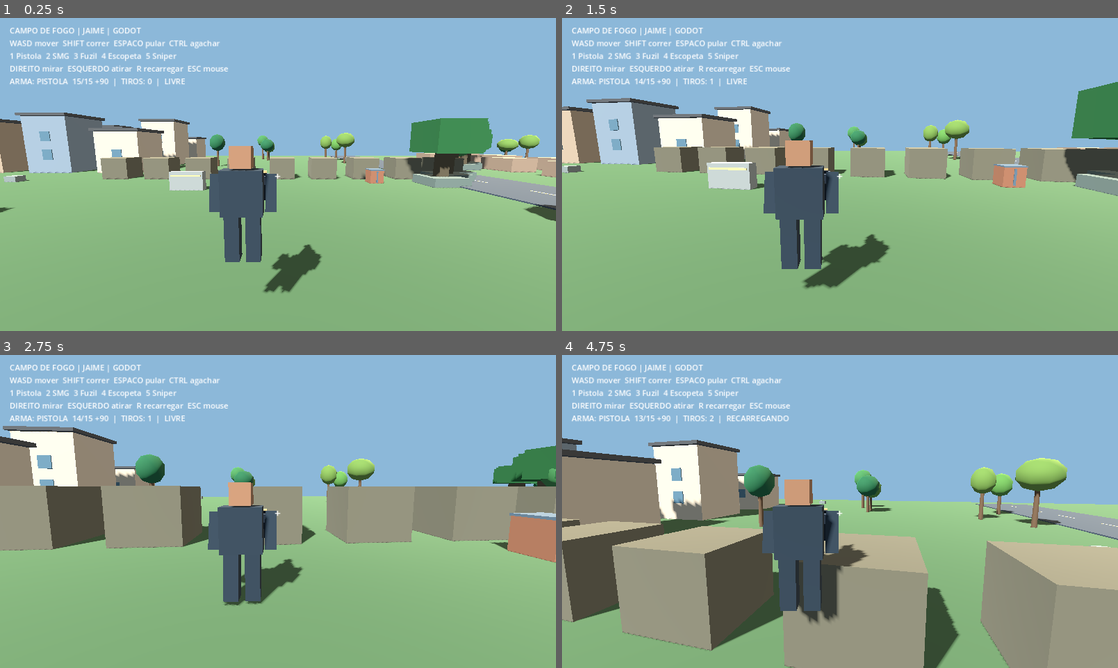
Above: before the commit, frames 1-4 (two rows, left to right).
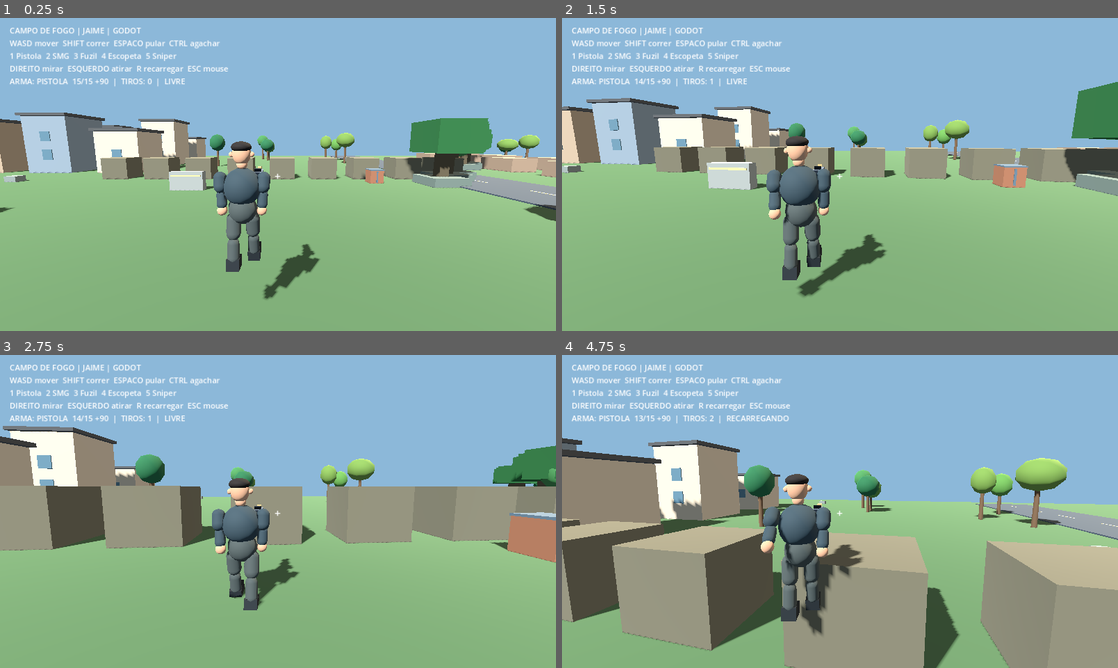
Above: after the commit, the same moments.

Repository: jaime66fla-crypto/gameteste
Game: Godot game, scene res://scenes/main.tscn
Same seed, same stepped clock (60 frames per second), same inputs: the game is played once before the commit and once after it.
Inputs (mouse positions are in pixels of both pictures, inside the frame that each line leads up to):
- Up to frame 1 (0.25 s): no input
- Up to frame 2 (1.5 s): tap Enter at 0.5 s; move the mouse to (867, 174) at 0.52 s; hold Right mouse button (aim) 0.53-1.28 s; hold W (move_forward) from 0.53 s (still down); click (867, 174) at 0.67 s; tap Space (jump) at 0.77 s; tap Ctrl (crouch) at 0.8, 1.35 s; move the mouse to (812, 174) at 1.27 s
- Up to frame 3 (2.75 s): keep holding W (move_forward); tap Space (jump) at 1.52 s; tap Shift (sprint) at 1.55 s; move the mouse to (289, 505) at 2.02 s; hold Shift (sprint) from 2.03 s (still down); right-click (289, 505) at 2.3 s
- Up to frame 4 (4.75 s): keep holding W (move_forward); move the mouse to (834, 517) at 2.77 s; release Shift (sprint) at 2.78 s; right-click (834, 517) at 2.85 s; click (834, 517) at 2.92 s; tap Space (jump) at 3.02, 3.77, 4.52 s; tap Ctrl (crouch) at 3.05 s; move the mouse to (878, 514) at 3.52 s; hold Ctrl (crouch) 3.53-4.28 s; tap Shift (sprint) at 3.8 s; tap R (reload) at 4.15 s; move the mouse to (795, 508) at 4.27 s; click (795, 508) at 4.35 s; right-click (795, 508) at 4.55 s

The runs differ from the first frame. In frame 1, 2.8% of the frame differs, in the area x 37-58%, y 39-90%; in frame 2, 3.7%; in frame 3, 2.7%; in frame 4, 3.9%, in the area x 35-56%, y 38-90%.

Commit message:
feat(rebuild): equip new humanoid avatar as player visual with weapon mount and blended animation

Diff:
--- a/godot/scripts/player.gd
+++ b/godot/scripts/player.gd
@@ -8,6 +8,7 @@
 const WeaponData = preload("res://scripts/weapon_data.gd")
 const MAG_SIZE := 15
 const SoundFXScript = preload("res://scripts/sound_fx.gd")
+const HumanoidAvatarScript = preload("res://scripts/avatar/avatar_controller.gd")
 
 var yaw := 0.0
 var pitch := -0.14
@@ -39,6 +40,7 @@
 var jaime_animation: AnimationPlayer
 var jaime_animation_name := ""
 var gun_uses_model_mount := false
+var humanoid_avatar: Node3D
 
 func _ready() -> void:
     var collision := CollisionShape3D.new()
@@ -51,7 +53,7 @@
     avatar = Node3D.new()
     add_child(avatar)
     _make_avatar()
-    _load_jaime_avatar()
+    _install_humanoid_avatar()
     sound_fx = Node.new()
     sound_fx.name = "SoundFX"
     sound_fx.set_script(SoundFXScript)
@@ -69,6 +71,21 @@
     camera.fov = 72
     spring.add_child(camera)
     Input.mouse_mode = Input.MOUSE_MODE_CAPTURED
+
+func _install_humanoid_avatar() -> void:
+    humanoid_avatar = HumanoidAvatarScript.new()
+    humanoid_avatar.name = "HumanoidAvatar"
+    avatar.add_child(humanoid_avatar)
+    for old_part in ["Torso", "Head", "LeftLeg", "RightLeg", "LeftArm", "RightArm"]:
+        var node := avatar.get_node_or_null(old_part) as Node3D
+        if node != null:
+            node.visible = false
+    var mount := humanoid_avatar.get_node_or_null("WeaponMount") as Node3D
+    if mount != null:
+        gun.reparent(mount, false)
+        gun.position = Vector3.ZERO
+        gun.rotation = Vector3.ZERO
+        gun_uses_model_mount = true
 
 func _material(c: Color) -> StandardMaterial3D:
     var m := StandardMaterial3D.new()
@@ -224,7 +241,8 @@
     var spring: SpringArm3D = camera.get_parent()
     spring.spring_length = lerpf(spring.spring_length, 2.15 if aiming else cam_distance, minf(1,delta * 9))
     arm_pivot.position.y = lerpf(arm_pivot.position.y, 1.05 if crouching else 1.55, minf(1,delta * 10))
-    avatar.position.y = lerpf(avatar.position.y, -0.36 if crouching else 0.0, minf(1,delta * 10))
+    var crouch_offset := -0.13 if humanoid_avatar != null else -0.36
+    avatar.position.y = lerpf(avatar.position.y, crouch_offset if crouching else 0.0, minf(1,delta * 10))
     var input_vec := Input.get_vector("move_left","move_right","move_forward","move_back")
     var movement := Vector3(input_vec.x,0,input_vec.y).rotated(Vector3.UP,yaw)
     var speed := CROUCH_SPEED if crouching else (RUN_SPEED if Input.is_action_pressed("sprint") and not aiming else WALK_SPEED)
@@ -340,6 +358,10 @@
 
 
 func _animate_avatar(delta: float, input_amount: float, grounded: bool) -> void:
+    if humanoid_avatar != null:
+        var running := Input.is_action_pressed("sprint") and not aiming and not crouching
+        humanoid_avatar.call("animate", delta, input_amount, running, crouching, aiming, not grounded, reloading)
+        return
     if jaime_model != null and jaime_animation != null:
         var moving := input_amount > 0.1 and grounded
         var next_clip := "idle"
